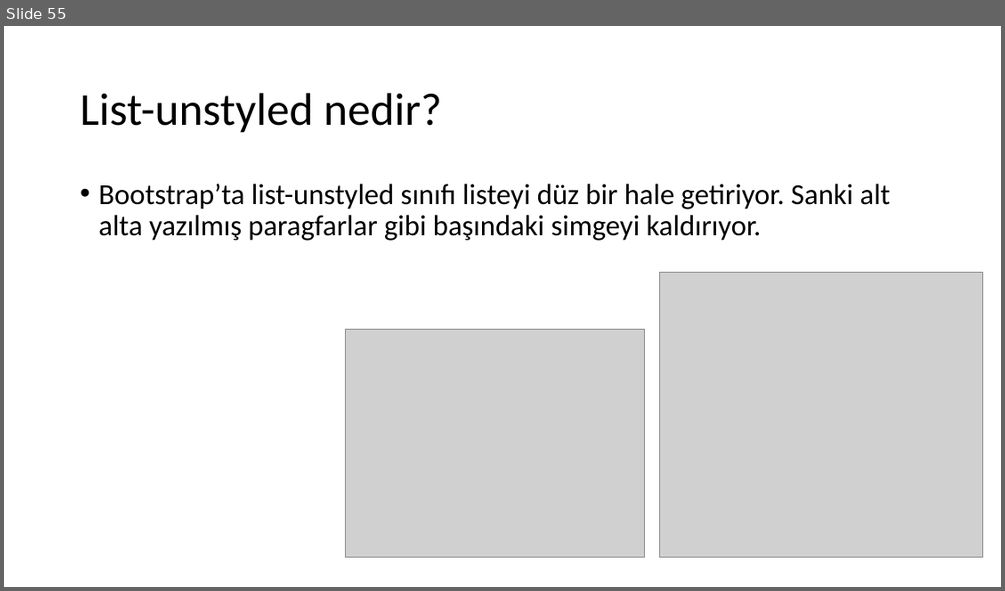
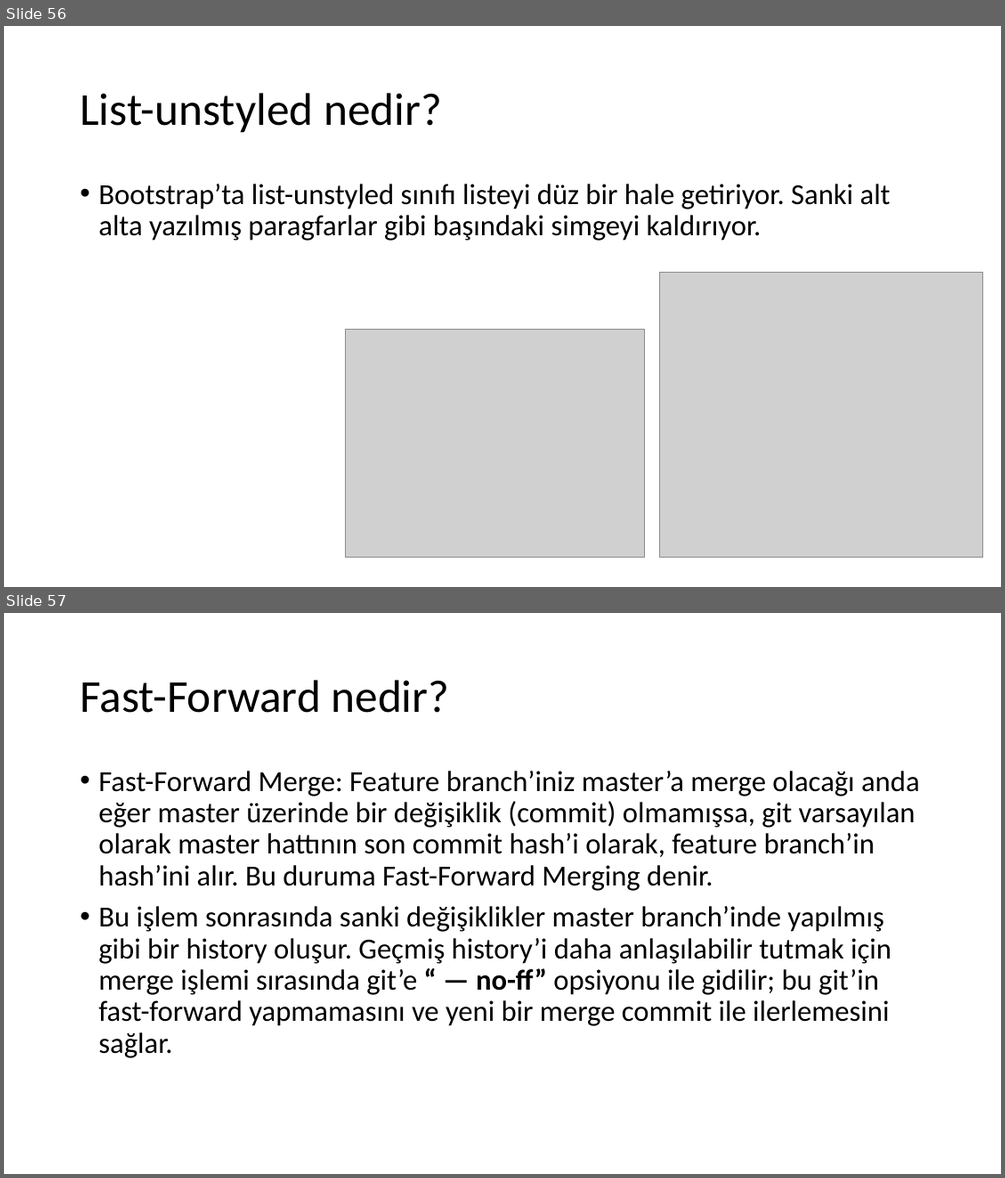
Before and after one commit to 207-Atmosware-Java-Bootcamp/2-hafta-pazartesi-odevi-tolgagur, a slide deck: tolgagureli.pptx. Shown one above the other, each under a label of ours: slide 55 before the commit, slides 56 and 57 after it. The pictures are 1005x591 and 1005x1178 pixels, drawn with LibreOffice and Linux fonts; fonts in the diff are those of the drawing; grey boxes stand for pictures. Boxes give left, top, right and bottom in pixels: in the first picture for what was removed or moved away, otherwise in the second. Text is boxed around its words. In the diff, an @@ line names an element or a change of style, - is before the commit and + after.

```diff
--- a/tolgagureli.pptx
+++ b/tolgagureli.pptx
@@ slide 57 added at <box>4,613,1001,1174</box>, background #FFFFFF @@
@@ title added at <box>80,680,450,713</box>, 44 pt, text #000000 @@
+Fast-Forward nedir?
@@ text added at <box>98,771,920,1058</box>, 28 pt, text #000000 @@
+• Fast-Forward Merge: Feature branch’iniz master’a merge olacağı anda eğer master üzerinde bir değişiklik (commit) olmamışsa, git varsayılan olarak master hattının son commit hash’i olarak, feature branch’in hash’ini alır. Bu duruma Fast-Forward Merging denir.
+• Bu işlem sonrasında sanki değişiklikler master branch’inde yapılmış gibi bir history oluşur. Geçmiş history’i daha anlaşılabilir tutmak için merge işlemi sırasında git’e “ — no-ff” opsiyonu ile gidilir; bu git’in fast-forward yapmamasını ve yeni bir merge commit ile ilerlemesini sağlar.
@@ what was slide 55 is now slide 56 @@
```
Also in this commit, not shown: 1 slide changed, 4 other slides added.
